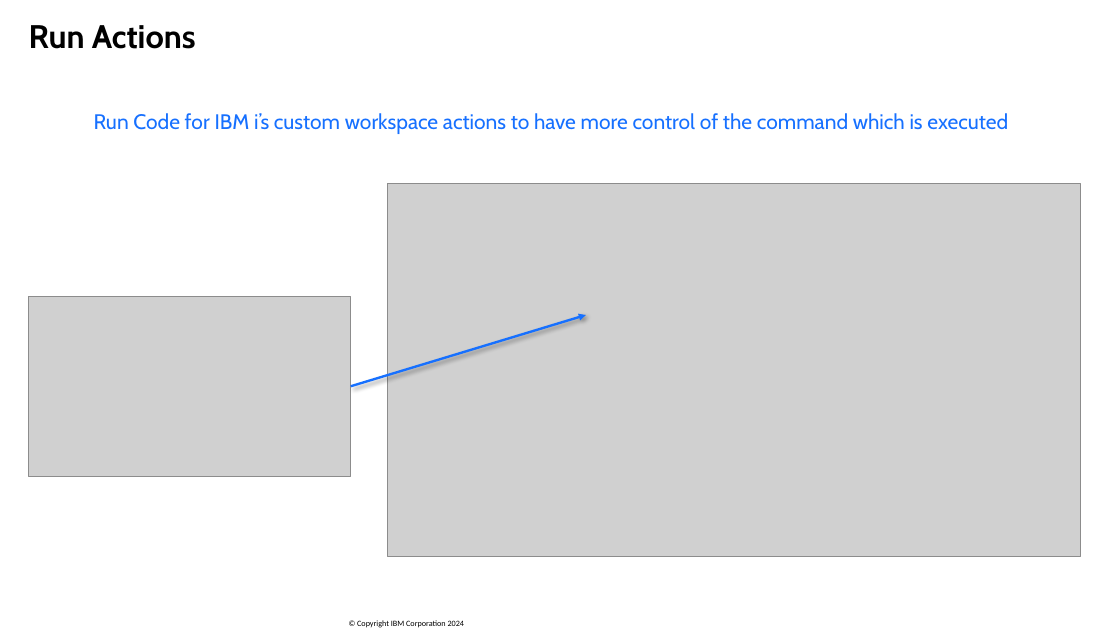
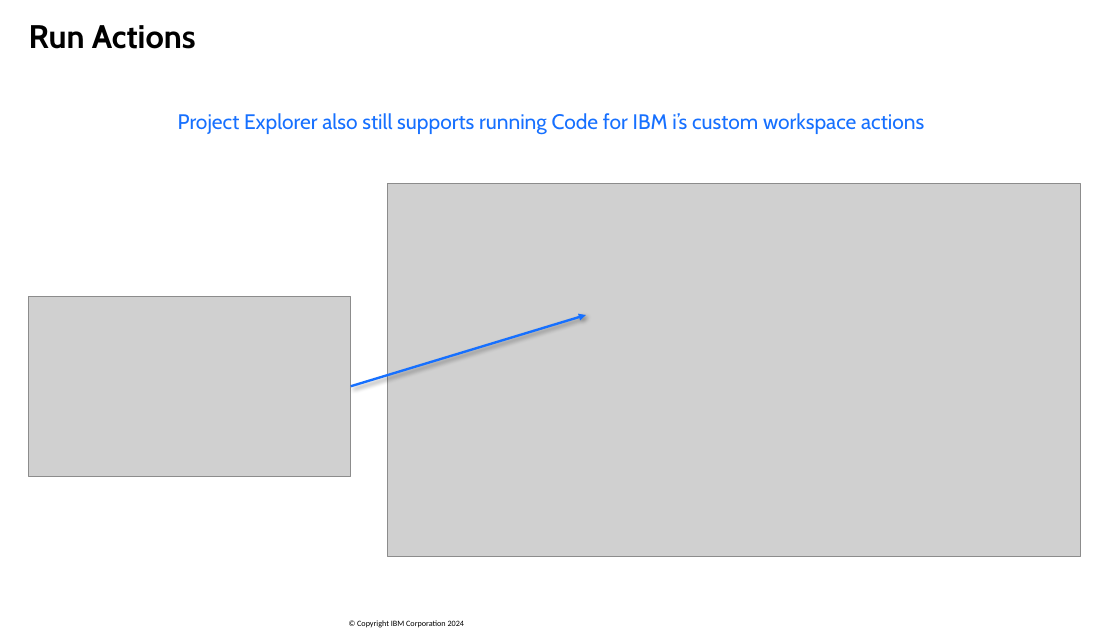
Before and after one commit to SanjulaGanepola/ibmi-talks, a slide deck: slide 23 of Modern Buildable Projects with IBM i Project Explorer and Bob/Modern-Buildable-Projects-with-IBM-i-Project-Explorer-and-Bob.pptx (slide 24 before the commit). Drawn at 1120x630 pixels with LibreOffice and Linux fonts; fonts in the diff are those of the drawing; grey boxes stand for pictures; background and template pictures are left out. Boxes give left, top, right and bottom in pixels: in the first picture for what was removed or moved away, otherwise in the second. Text is boxed around its words. In the diff, an @@ line names an element or a change of style, - is before the commit and + after.

Commit message:
fix spelling and slide titles

```diff
--- a/Modern Buildable Projects with IBM i Project Explorer and Bob/Modern-Buildable-Projects-with-IBM-i-Project-Explorer-and-Bob.pptx
+++ b/Modern Buildable Projects with IBM i Project Explorer and Bob/Modern-Buildable-Projects-with-IBM-i-Project-Explorer-and-Bob.pptx
@@ text at (178, 113, 924, 135): text changed @@
-Run Code for IBM i’s custom workspace actions to have more control of the command which is executed
+Project Explorer also still supports running Code for IBM i’s custom workspace actions
```
Also in this commit, not shown: 4 other slides changed, 1 slide removed, 1 other file.
